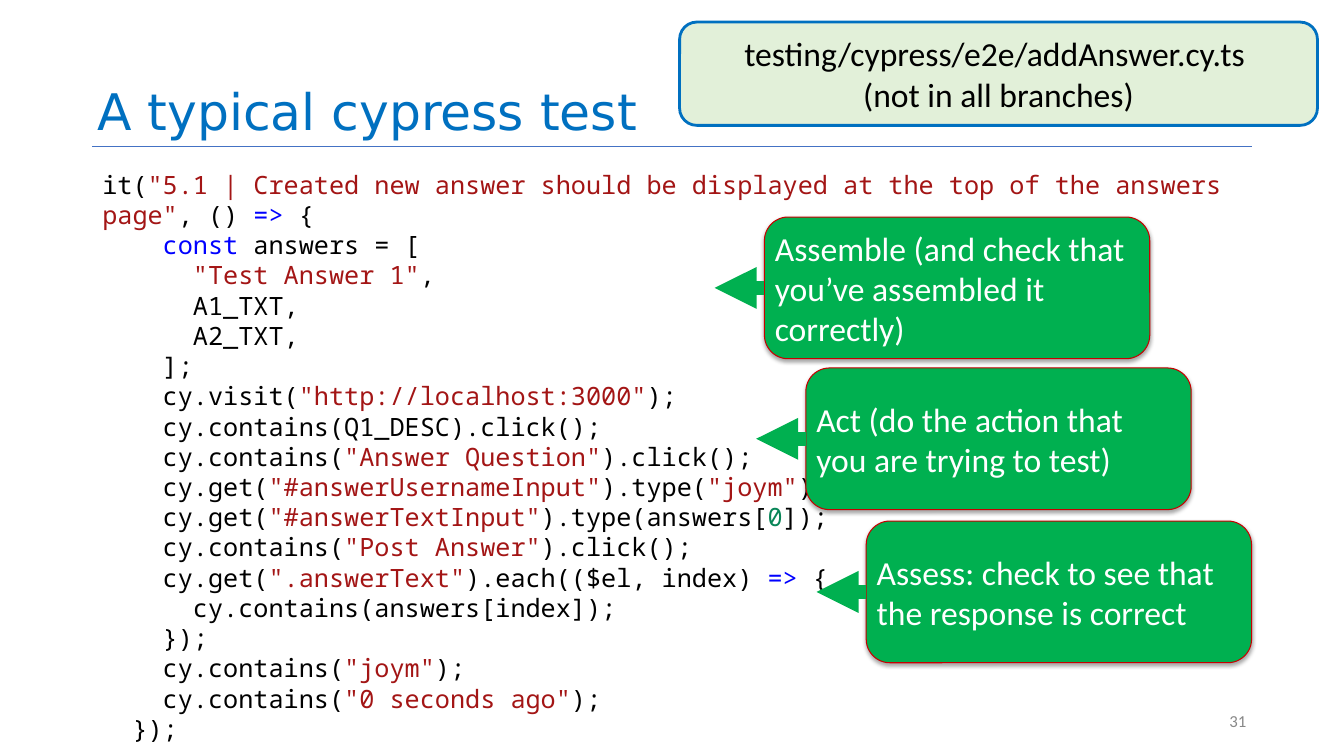
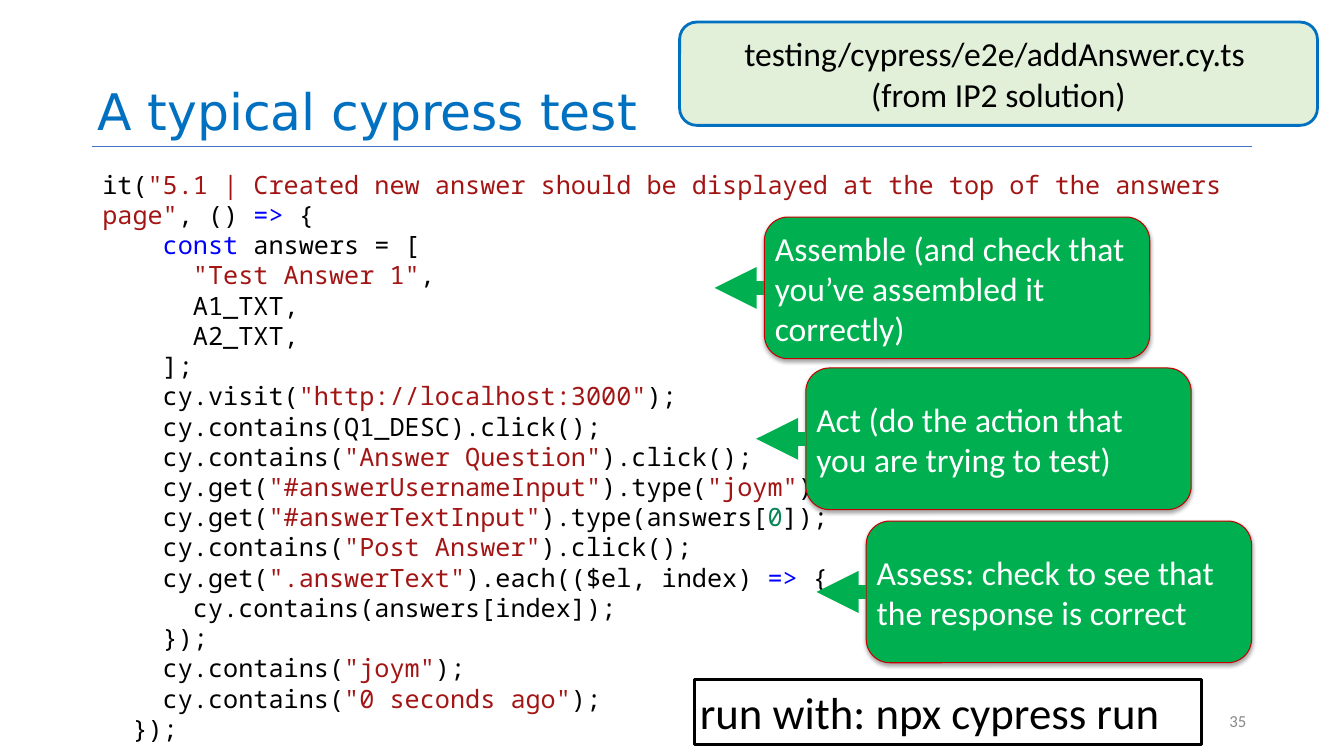
Before and after one commit to neu-se/CS4530-Spring-2025, a slide deck: slide 35 of Slides/Module 09 React Hooks.pptx (slide 31 before the commit). Drawn at 1344x756 pixels with LibreOffice and Linux fonts; fonts in the diff are those of the drawing. Boxes give left, top, right and bottom in pixels: in the first picture for what was removed or moved away, otherwise in the second. Text is boxed around its words. In the diff, an @@ line names an element or a change of style, - is before the commit and + after.

```diff
--- a/Slides/Module 09 React Hooks.pptx
+++ b/Slides/Module 09 React Hooks.pptx
@@ text in rounded rectangle at (x1=871, y1=82, x2=1125, y2=112): text changed @@
-(not in all branches)
+(from IP2 solution)
@@ rectangle added at (x1=695, y1=680, x2=1202, y2=744), fill #FFFFFF, outline #000000 2 pt, 32 pt, text #000000 @@
+run with: npx cypress run
@@ page number at (x1=1229, y1=716, x2=1246, y2=727): text changed @@
-31
+35
```
Also in this commit, not shown: 7 other slides changed, 5 slides added, 1 slide removed, 4 other files.
